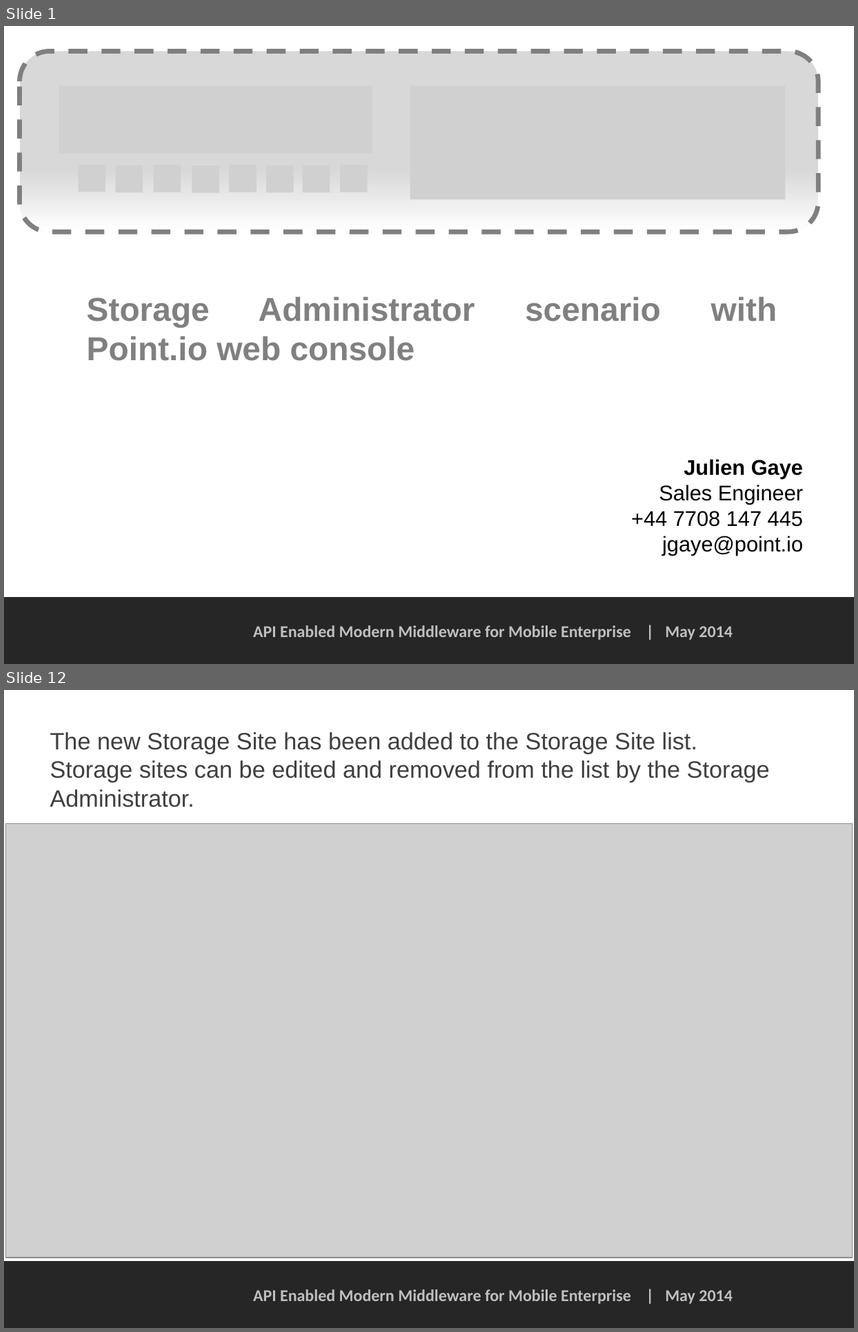
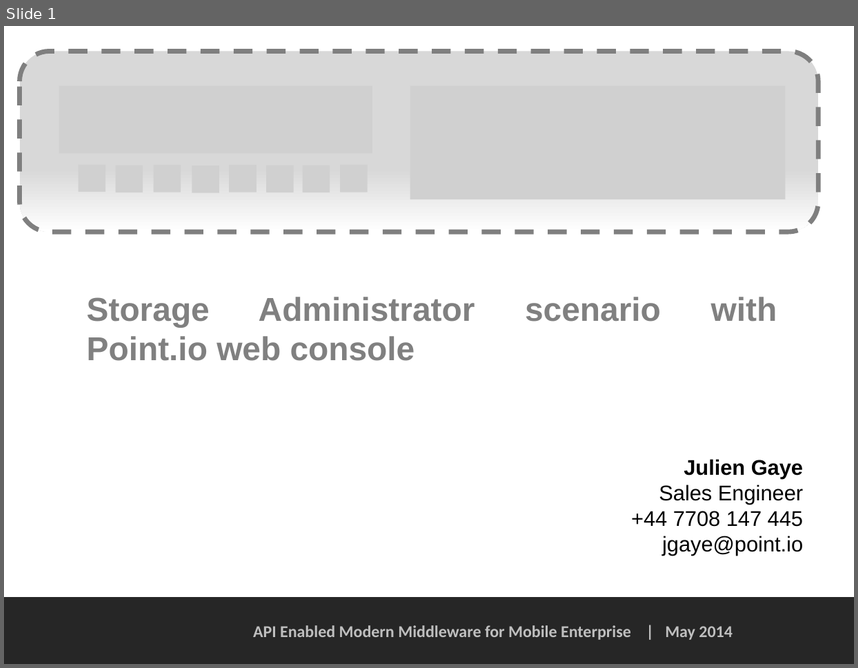
Before and after one commit to PointIO/Documentation, a slide deck: web console doc/Storage Administrator scenario - web console.pptx. Shown one above the other, each under a label of ours: slides 1 and 12 before the commit, slide 1 after it; the slides between them are not shown. The pictures are 858x1332 and 858x668 pixels, drawn with LibreOffice and Linux fonts; fonts in the diff are those of the drawing; grey boxes stand for pictures; background and template pictures are left out. Boxes give left, top, right and bottom in pixels: in the first picture for what was removed or moved away, otherwise in the second. Text is boxed around its words. In the diff, an @@ line names an element or a change of style, - is before the commit and + after.

Commit message:
Update Storage Admin scenario to v1

```diff
--- a/web console doc/Storage Administrator scenario - web console.pptx
+++ b/web console doc/Storage Administrator scenario - web console.pptx
@@ slide 12 removed at bbox=[4, 690, 854, 1328], background #FFFFFF; not listed: 2 template elements that a slide beside it also shows @@
@@ title removed at bbox=[50, 732, 770, 807] @@
-The new Storage Site has been added to the Storage Site list.
-Storage sites can be edited and removed from the list by the Storage Administrator.
@@ picture removed at bbox=[5, 823, 853, 1257] @@
```
Also in this commit, not shown: 2 slides changed, 9 slides added, 9 other slides removed.
